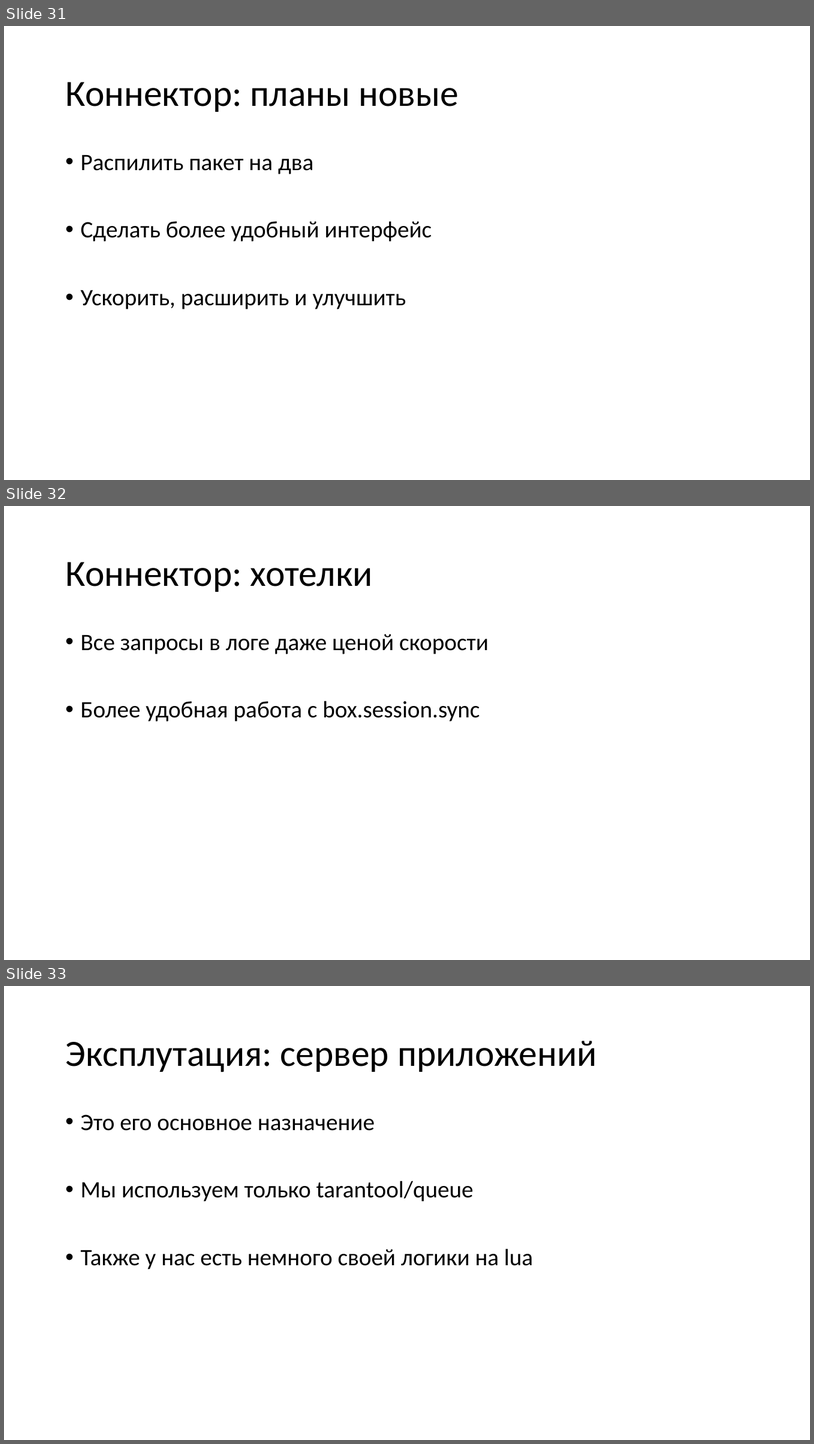
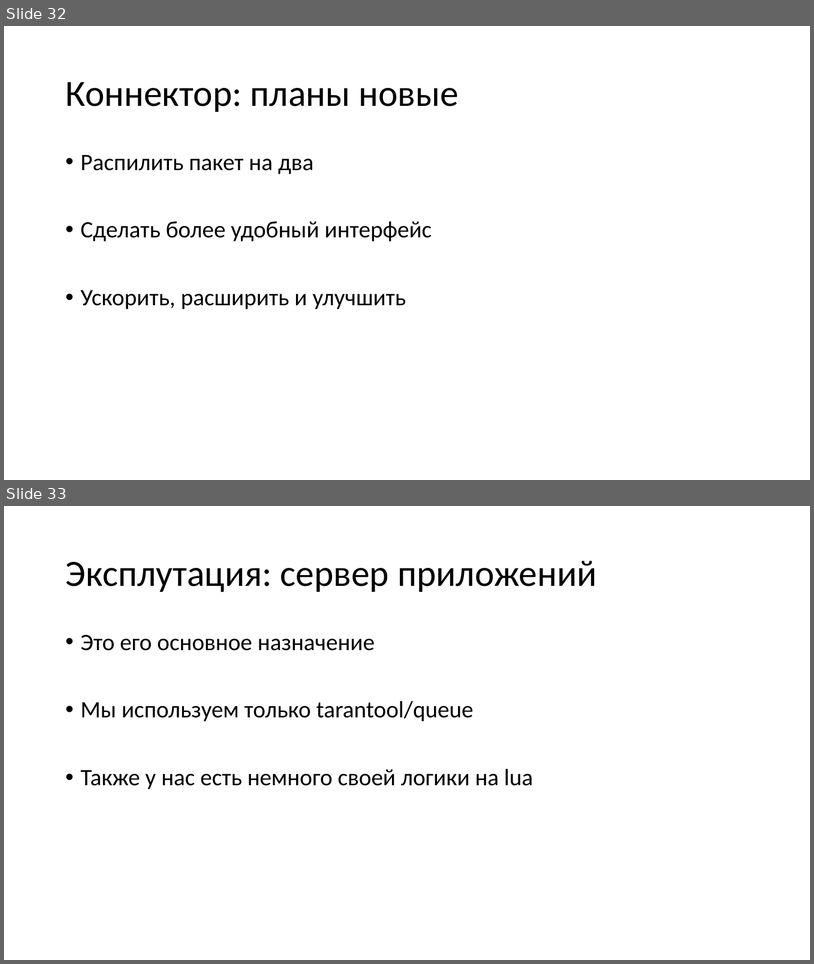
Before and after one commit to aensidhe/presentations, a slide deck: 2017/10/net core and linux in production.pptx. Shown one above the other, each under a label of ours: slides 31, 32 and 33 before the commit, slides 32 and 33 after it. The pictures are 814x1444 and 814x964 pixels, drawn with LibreOffice and Linux fonts; fonts in the diff are those of the drawing. Boxes give left, top, right and bottom in pixels: in the first picture for what was removed or moved away, otherwise in the second. Text is boxed around its words. In the diff, an @@ line names an element or a change of style, - is before the commit and + after.

```diff
--- a/2017/10/net core and linux in production.pptx
+++ b/2017/10/net core and linux in production.pptx
@@ slide 32 removed at (4, 506, 810, 960), background #FFFFFF @@
@@ title removed at (65, 562, 373, 592) @@
-Коннектор: хотелки
@@ text removed at (81, 634, 489, 721) @@
-• Все запросы в логе даже ценой скорости
-• Более удобная работа с box.session.sync
@@ what was slide 31 is now slide 32 @@
```
Also in this commit, not shown: 2 slides changed, 1 slide added.
